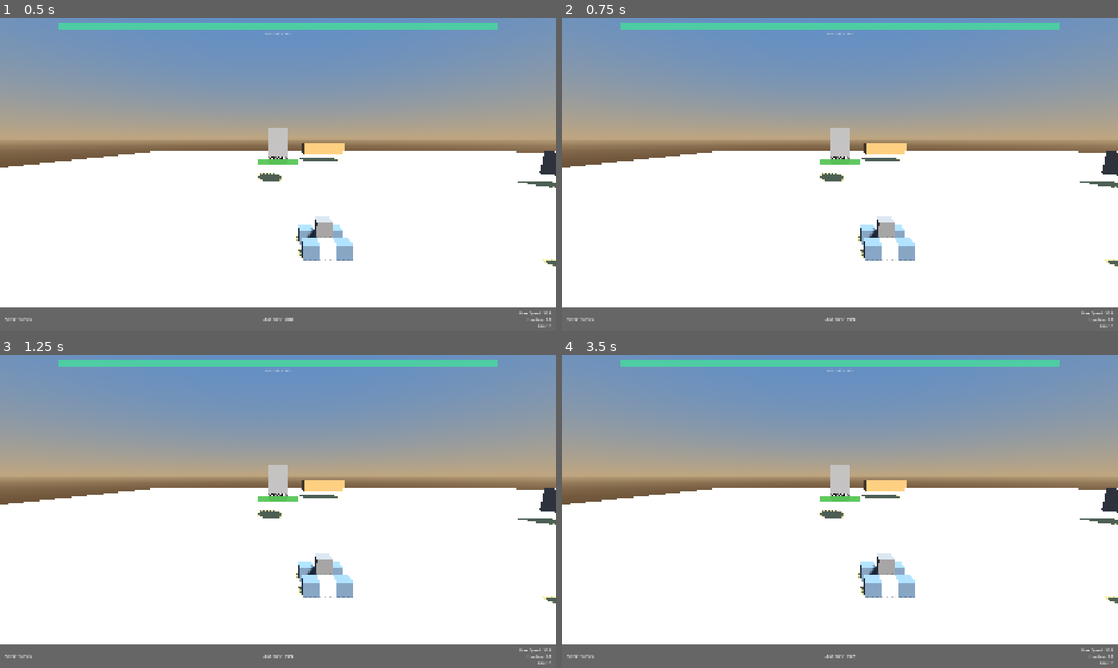
Above: before the commit, frames 1-4 (two rows, left to right).
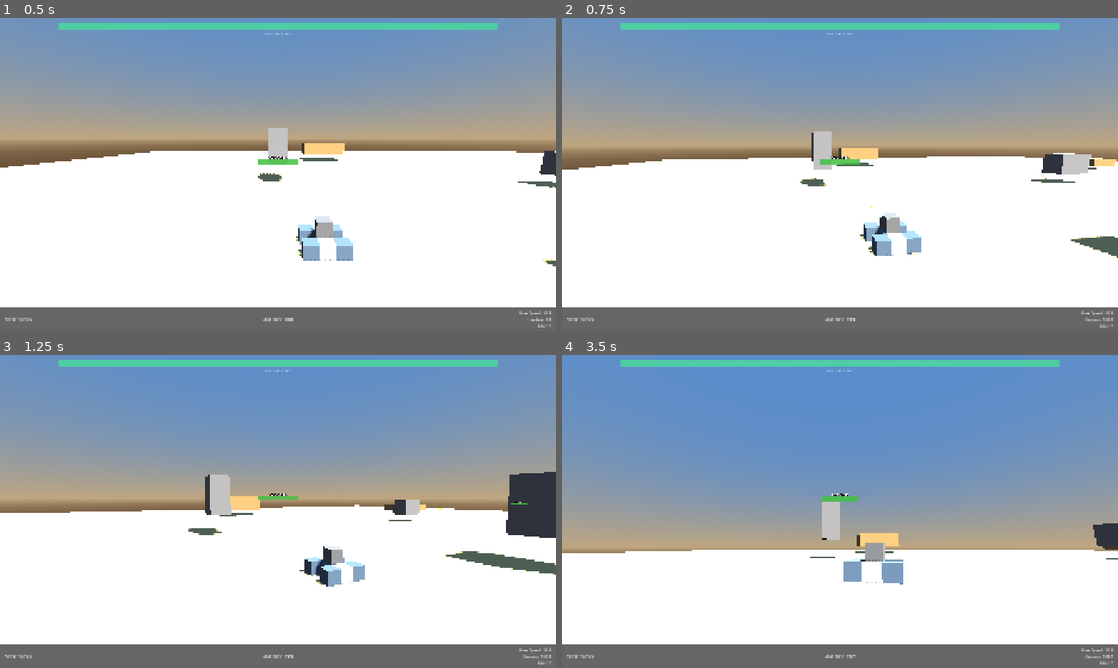
Above: after the commit, the same moments.

Repository: RSnegach/close-encounters
Game: Godot game, scene res://scenes/combat.tscn
Two runs of this game, one before a commit and one after it. Both use one fixed random seed, a clock stepped at 60 frames per second and the inputs below. This scene is started directly instead of the project's main scene.
Inputs (mouse positions are in pixels of both pictures, inside the frame that each line leads up to):
- Up to frame 1 (0.5 s): no input
- Up to frame 2 (0.75 s): tap Enter at 0.5 s; move the mouse to (962, 158) at 0.52 s; hold D from 0.53 s (still down); tap F (dive) at 0.6 s; click (962, 158) at 0.67 s
- Up to frame 3 (1.25 s): keep holding D
- Up to frame 4 (3.5 s): release D at 1.25 s; drag from (728, 527) to (812, 574) at 1.27 s; move the mouse to (895, 442) at 2.02 s; hold D 2.03-2.75 s; tap 0 at 2.1 s; click (895, 442) at 2.17 s; drag from (812, 574) to (673, 464) at 2.77 s

Frame 1 is identical in both runs. In frame 2, 8.0% of the frame differs, in the area x 0-100%, y 35-97%; in frame 3, 20%; in frame 4, 49%, in the area x 0-100%, y 10-97%.

Commit message:
WoT-style camera: cursor-offset rotation, no warp, no _input
Completely new approach matching actual World of Tanks controls:
- Cursor is VISIBLE and confined to window (CONFINED mode)
- Cursor acts as the crosshair/reticle
- Camera rotation speed = cursor distance from screen center
- Cursor at center = no rotation (dead zone)
- Cursor near edge = fast rotation
- No warp_mouse, no _input events, no CAPTURED/HIDDEN mode
- Just polls mouse position each frame in _process
- 90 degrees/sec turn speed at full screen-edge offset

Diff:
--- a/scripts/combat/combat_camera.gd
+++ b/scripts/combat/combat_camera.gd
@@ -1,13 +1,12 @@
-## CombatCamera — Third-person camera, World of Tanks style.
+## CombatCamera — World of Tanks style camera.
 ##
-## Mouse look via position polling. Each frame:
-##   1. Read mouse position
-##   2. Compute offset from screen center
-##   3. Apply to yaw/pitch (scaled down)
-##   4. Warp mouse back to center
+## The mouse cursor is visible and acts as the crosshair/reticle.
+## Camera rotates based on cursor offset from screen center:
+##   - Cursor right of center → camera turns right
+##   - Further from center → faster rotation
+##   - Cursor at center → no rotation
 ##
-## The warp-then-read issue is avoided by skipping one frame after
-## each warp so the warp's fake motion is ignored.
+## This matches how World of Tanks handles mouse look.
 class_name CombatCamera
 extends Node3D
 
@@ -19,12 +18,14 @@
 var yaw: float = 0.0
 var pitch: float = -10.0
 var distance: float = 16.0
-var sensitivity: float = 0.003
+
+## How fast the camera rotates when cursor is at the screen edge.
+## Degrees per second at full offset.
+var turn_speed: float = 90.0
 
 var aim_direction: Vector3 = Vector3.FORWARD
-
 var _screen_center: Vector2 = Vector2.ZERO
-var _warped_this_frame: bool = false
+var _screen_size: Vector2 = Vector2.ZERO
 
 
 func _ready() -> void:
@@ -41,43 +42,47 @@
 	process_mode = Node.PROCESS_MODE_ALWAYS
 
 
-func _input(event: InputEvent) -> void:
-	if target == null or get_tree().paused:
-		return
-	if event is InputEventMouseMotion:
-		if _warped_this_frame:
-			# This motion event was generated by warp_mouse — ignore it.
-			_warped_this_frame = false
-			return
-		var motion: InputEventMouseMotion = event as InputEventMouseMotion
-		yaw -= motion.relative.x * sensitivity
-		pitch -= motion.relative.y * sensitivity
-		pitch = clampf(pitch, -60.0, 20.0)
-
-
 func setup(target_node: Node3D) -> void:
 	target = target_node
 	yaw = 0.0
 	pitch = -10.0
-	_screen_center = get_viewport().get_visible_rect().size * 0.5
-	Input.set_mouse_mode(Input.MOUSE_MODE_HIDDEN)
-	get_viewport().warp_mouse(_screen_center)
-	_warped_this_frame = true
-	print("[CombatCamera] Attached to %s." % target.name)
+	_screen_size = get_viewport().get_visible_rect().size
+	_screen_center = _screen_size * 0.5
+	# Cursor stays visible — it IS the crosshair.
+	Input.set_mouse_mode(Input.MOUSE_MODE_CONFINED)
+	print("[CombatCamera] WoT-style camera attached to %s." % target.name)
 
 
-func _process(_delta: float) -> void:
+func _process(delta: float) -> void:
 	if target == null or pivot == null:
 		return
 
-	# Keep mouse hidden during gameplay.
+	# Update screen size in case window was resized.
+	_screen_size = get_viewport().get_visible_rect().size
+	_screen_center = _screen_size * 0.5
+
+	# --- Mouse-driven camera rotation (only when not paused) ---
 	if not get_tree().paused:
-		if Input.get_mouse_mode() != Input.MOUSE_MODE_HIDDEN:
-			Input.set_mouse_mode(Input.MOUSE_MODE_HIDDEN)
-		# Warp mouse to center each frame. The _input handler ignores the
-		# warp-generated motion by checking _warped_this_frame.
-		_warped_this_frame = true
-		get_viewport().warp_mouse(_screen_center)
+		# Keep cursor confined during gameplay.
+		if Input.get_mouse_mode() != Input.MOUSE_MODE_CONFINED:
+			Input.set_mouse_mode(Input.MOUSE_MODE_CONFINED)
+
+		var mouse_pos: Vector2 = get_viewport().get_mouse_position()
+
+		# Offset from center, normalized to -1..+1 range.
+		var offset_x: float = (mouse_pos.x - _screen_center.x) / _screen_center.x
+		var offset_y: float = (mouse_pos.y - _screen_center.y) / _screen_center.y
+
+		# Dead zone: ignore tiny movements near center.
+		if absf(offset_x) < 0.05:
+			offset_x = 0.0
+		if absf(offset_y) < 0.05:
+			offset_y = 0.0
+
+		# Apply rotation. Further from center = faster turn.
+		yaw -= offset_x * turn_speed * delta
+		pitch -= offset_y * turn_speed * delta
+		pitch = clampf(pitch, -60.0, 20.0)
 
 	# --- Camera transform ---
 	global_position = target.global_position + Vector3(0, 4, 0)
--- a/scripts/ui/hud.gd
+++ b/scripts/ui/hud.gd
@@ -113,7 +113,7 @@
 	if is_paused:
 		Input.set_mouse_mode(Input.MOUSE_MODE_VISIBLE)
 	else:
-		Input.set_mouse_mode(Input.MOUSE_MODE_HIDDEN)
+		Input.set_mouse_mode(Input.MOUSE_MODE_CONFINED)
 
 
 func _on_resume_pressed() -> void:
